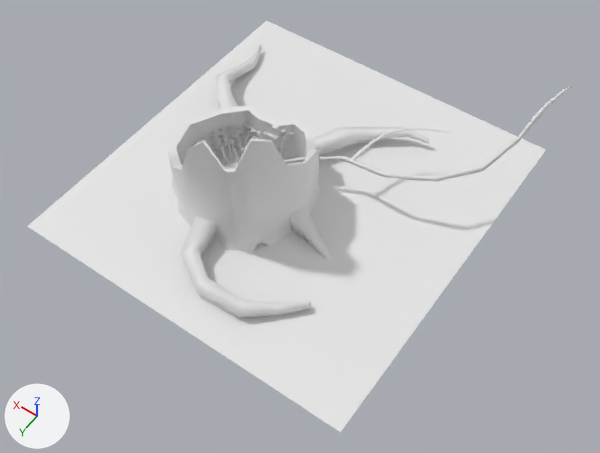
Renders of the FBX model Exports(FBX)/3D_P_PS.FBX from each side of a commit.
Rendered twice from a 50 mm camera at (-2.19, 3.2, 4.41) aimed at (-0.24, 0.46, 0.11). Every picture has the same lights, and +X, +Y and +Z are marked at lower left. Where no turn or scale is listed for an object, it has been applied to the vertices. Vertices at the same position are counted once.

The first picture shows '3D_P_PS', 'BoomStronk', 'Ground'.
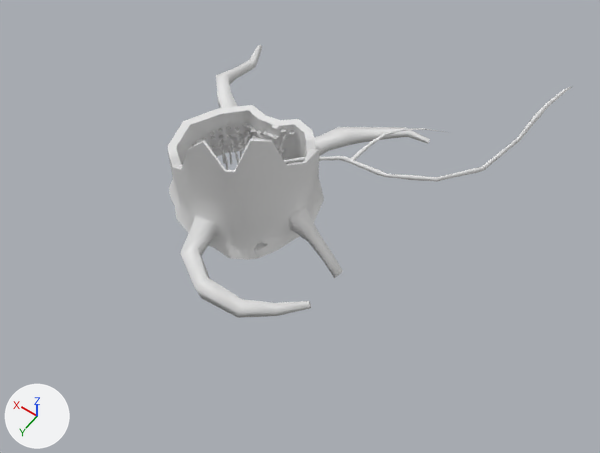
The newer file is also rescaled (x2.54), turned or shifted as a whole; pictures and numbers use the older file's frame.

Location of each change, (x1, y1, x2, y2) in pixels of the pictures (600 x 453 px):
```json
{"object": "Ground", "change": "deleted", "before": [27, 21, 546, 432]}
{"object": "3D_P_PS", "change": "reshaped", "before": [184, 123, 292, 164], "after": [184, 123, 292, 170]}
```

The change, as JSON lines over the scene's bpy script:
```json
{"block": "me_mesh_053", "where": "# used by ob_3d_p_ps; location = (0.231, 0.069, 0.022)"}
{"op": "remove", "block": "me_mesh_053", "code": "me_mesh_053.from_pydata(...)  # 11339 vertices, 11808 faces; spans x -0.055..0.537, y -0.112..0.487, z -0.087..0.394"}
{"op": "add", "block": "me_mesh_053", "code": "me_mesh_053.from_pydata(...)  # 11318 vertices, 11640 faces; spans x -0.055..0.537, y -0.112..0.487, z -0.087..0.394"}
{"block": "me_mesh_053", "change": "me_mesh_053 part 1: the surface is now shaded smooth"}
{"op": "remove", "block": "ob_ground", "code": ["ob_ground = bpy.data.objects.new('Ground', me_mesh_050)", "ob_ground.location = (0.034, 0.123, 0.003)"]}
```
